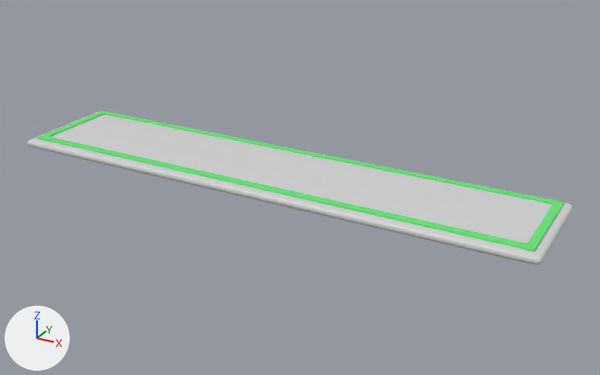
The FBX model RGA/projektnaRGA/Assets/fbx/tablica.fbx, before and after one commit.
Rendered twice from a camera (50 mm lens) standing at (8.02, -10.82, 5.29) and looking at (2.03, 0.07, -0.16). Every picture has the same lights, and +X, +Y and +Z are marked at lower left. Where no turn or scale is listed for an object, it has been applied to the vertices.

In view in the first picture: 'Cube', 'tablica'.
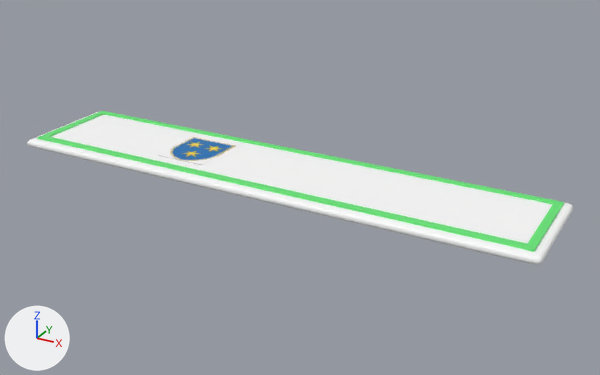
The change, as a list of edits to the scene's bpy script:
```text
Add img_celjgrb_png:
    img_celjgrb_png = load_image('celjGrb.png', '_unpacked/celjGrb.png', 205, 246, 'sRGB')
Change mat_tablicawhite:
    mat_tablicawhite.base_color: (0.662, 0.662, 0.662) -> (1.0, 1.0, 1.0)  # light grey #d5d5d5 -> white #ffffff
Add mat_grb:
    mat_grb = principled_material('grb')
    mat_grb.texture = img_celjgrb_png
Add me_plane_002_1:
    me_plane_002_1.from_pydata(...)  # a box spanning x -0.447..0.447, y -0.506..0.506, z -0.028..0.0
    me_plane_002_1.materials.append(mat_grb)  # picture img_celjgrb_png
Add ob_plane:
    ob_plane = bpy.data.objects.new('Plane', me_plane_002_1)
    ob_plane.location = (0.06, 0.02, 0.14)
```

Changed parts and their boxes [x1, y1, x2, y2] in the pictures (600 x 375 px):
'tablica', recoloured (grey to white): [27, 115, 573, 265] in both
'Plane', added (blue): after [158, 137, 235, 165]
